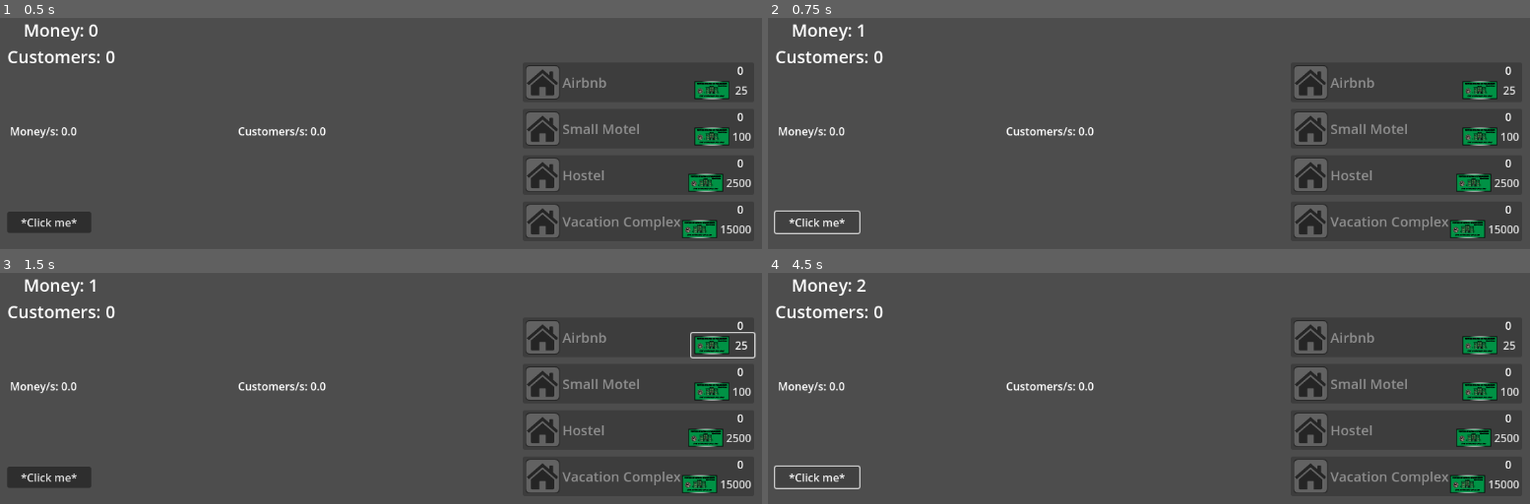
Above: before the commit, frames 1-4 (two rows, left to right).
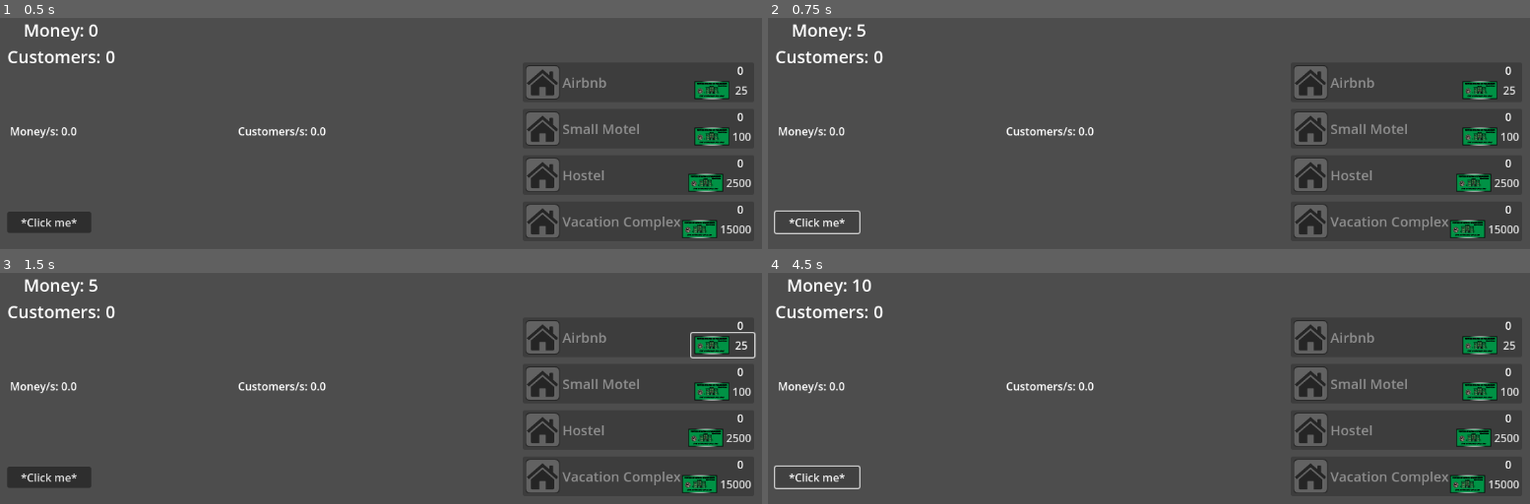
Above: after the commit, the same moments.

Repository: SanderCBraathen/hotell_klikker
Game: Godot game, scene res://control.tscn
Same seed, same stepped clock (60 frames per second), same inputs: the game is played once before the commit and once after it.
Inputs:
- Up to frame 1 (0.5 s): no input
- Up to frame 2 (0.75 s): click "*Click me*" at 0.5 s
- Up to frame 3 (1.5 s): click "25" at 1.25 s
- Up to frame 4 (4.5 s): click "100" at 2 s; click "2500" at 2.75 s; click "15000" at 3.5 s; click "*Click me*" at 4.25 s

Frame 1 is identical in both runs. In frame 2, less than 0.1% of the frame differs, in the area x 11-13%, y 2-9%; in frame 3, less than 0.1%; in frame 4, 0.4%, in the area x 2-14%, y 2-10%.

Commit message:
Update game_manager.gd

Diff:
--- a/game_manager.gd
+++ b/game_manager.gd
@@ -6,7 +6,7 @@
 var money_s:float = 0
 var customer_s:float = 0
 
-var click_amount:float = 1
+var click_amount:float = 5
 
 
 var upgrade1_cost = 25
